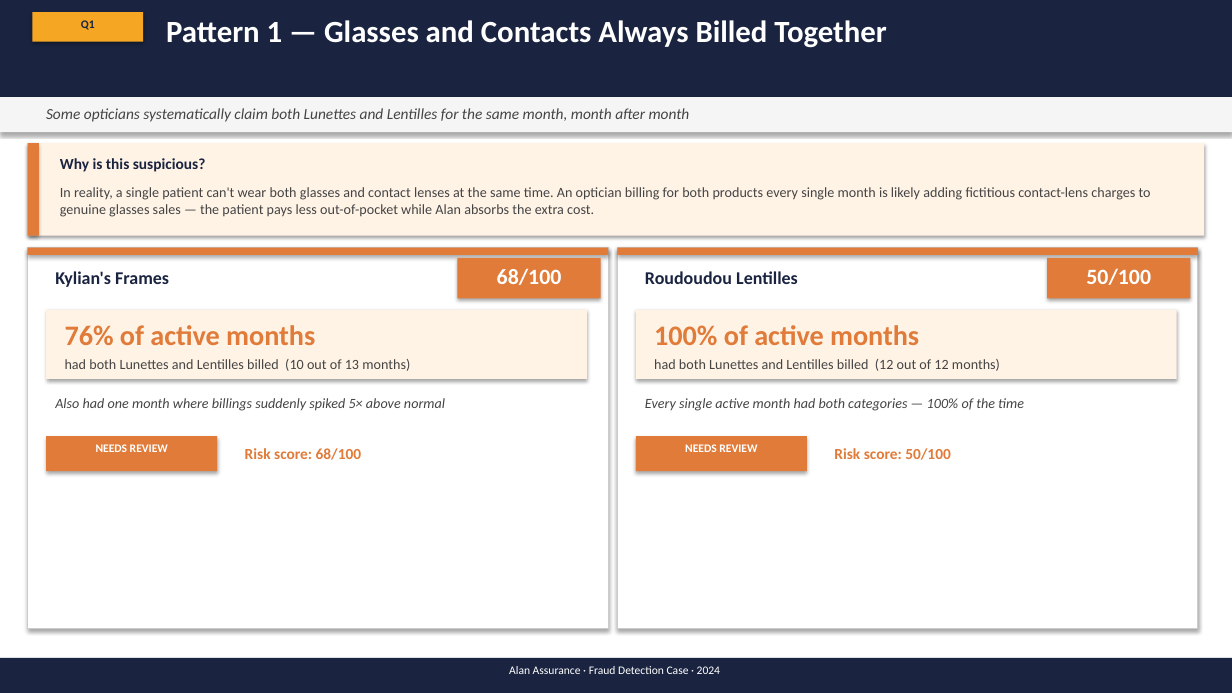
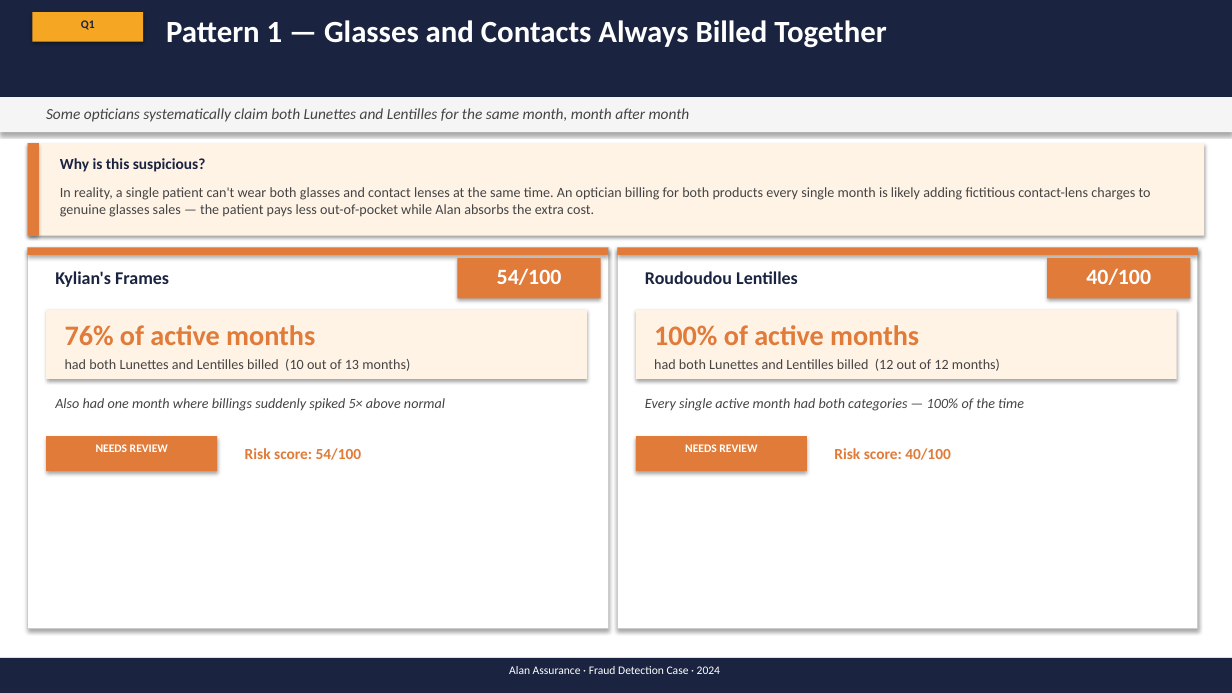
Before and after one commit to MaxwellM34/InsuranceFraudDetection, a slide deck: slide 5 of fraud_ops_presentation_updated.pptx. Drawn at 1232x693 pixels with LibreOffice and Linux fonts; fonts in the diff are those of the drawing. Boxes give left, top, right and bottom in pixels: in the first picture for what was removed or moved away, otherwise in the second. Text is boxed around its words. In the diff, an @@ line names an element or a change of style, - is before the commit and + after.

```diff
--- a/fraud_ops_presentation_updated.pptx
+++ b/fraud_ops_presentation_updated.pptx
@@ text at (x1=497, y1=268, x2=562, y2=285): text changed @@
-68/100
+54/100
@@ text at (x1=1086, y1=268, x2=1151, y2=285): text changed @@
-50/100
+40/100
@@ text at (x1=245, y1=448, x2=362, y2=460): text changed @@
-Risk score: 68/100
+Risk score: 54/100
@@ text at (x1=834, y1=448, x2=951, y2=460): text changed @@
-Risk score: 50/100
+Risk score: 40/100
```
Also in this commit, not shown: 6 other slides changed, 1 other file.
